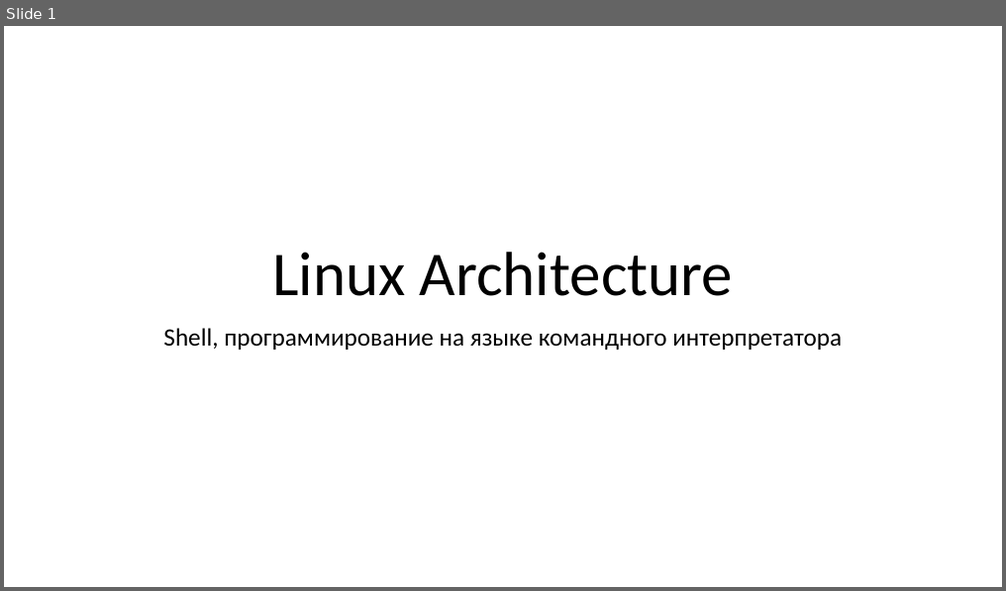
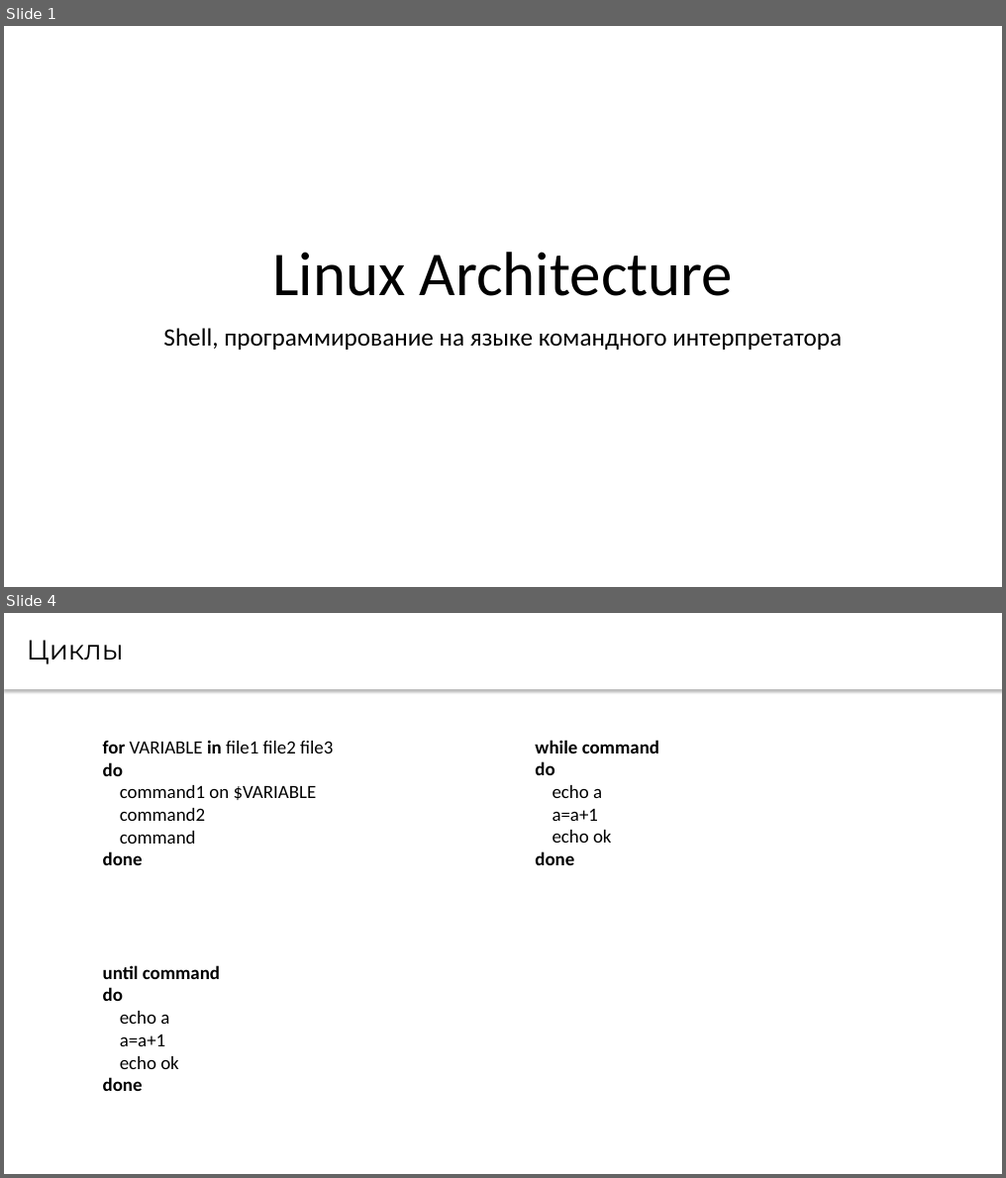
Before and after one commit to CsteerDevops1/lectures_devops2, a slide deck: LinuxArch/LinuxArch5.pptx. Shown one above the other, each under a label of ours: slide 1 before the commit, slides 1 and 4 after it; the slides between them are not shown. The pictures are 1006x591 and 1006x1178 pixels, drawn with LibreOffice and Linux fonts; fonts in the diff are those of the drawing. Boxes give left, top, right and bottom in pixels: in the first picture for what was removed or moved away, otherwise in the second. Text is boxed around its words. In the diff, an @@ line names an element or a change of style, - is before the commit and + after.

```diff
--- a/LinuxArch/LinuxArch5.pptx
+++ b/LinuxArch/LinuxArch5.pptx
@@ slide 4 added at [4,613,1002,1174], background #FFFFFF @@
@@ text added at [4,613,1002,689], fill #FFFFFF, 26.7 pt, text #000000 @@
+Циклы
@@ text added at [103,740,333,865], 18 pt, text #000000 @@
+for VARIABLE in file1 file2 file3
+do
+command1 on $VARIABLE
+command2
+command
+done
@@ text added at [535,740,659,865], 18 pt, text #000000, bold @@
+while command
+do
+echo a
+a=a+1
+echo ok
+done
@@ text added at [103,965,220,1091], 18 pt, text #000000, bold @@
+until command
+do
+echo a
+a=a+1
+echo ok
+done
```
Also in this commit, not shown: 2 slides changed, 10 other slides added, 10 slides removed.
